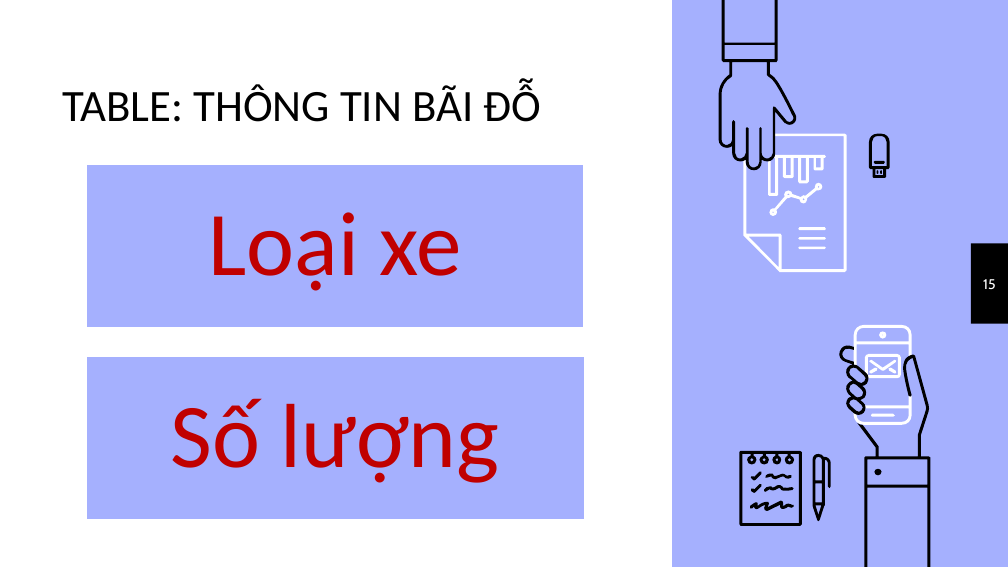
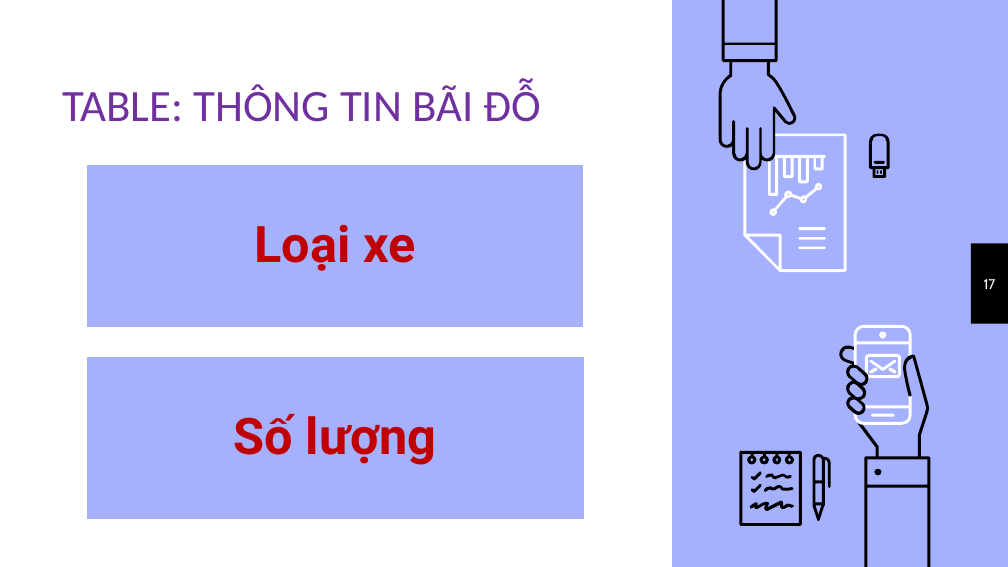
Before and after one commit to thuypt102/Practice-teamwork-01, a slide deck: slide 17 of Quản lý bãi đỗ xe.pptx (slide 15 before the commit). Drawn at 1008x567 pixels with LibreOffice and Linux fonts; fonts in the diff are those of the drawing. Boxes give left, top, right and bottom in pixels: in the first picture for what was removed or moved away, otherwise in the second. Text is boxed around its words. In the diff, an @@ line names an element or a change of style, - is before the commit and + after.

```diff
--- a/Quản lý bãi đỗ xe.pptx
+++ b/Quản lý bãi đỗ xe.pptx
@@ title "TABLE: THÔNG TIN BÃI ĐỖ" at (62, 84, 542, 122): text colour #000000 to #7030A0 @@
@@ text "Loại xe" at (255, 224, 415, 271): size 65 to 36 pt, font Calibri to Roboto, bold on; less space between paragraphs @@
@@ page number at (984, 279, 996, 289): text changed @@
-15
+17
@@ text "Số lượng" at (234, 414, 436, 465): size 65 to 36 pt, font Calibri to Roboto, bold on; less space between paragraphs @@
```
Also in this commit, not shown: 15 other slides changed, 6 slides added, 1 slide removed.
